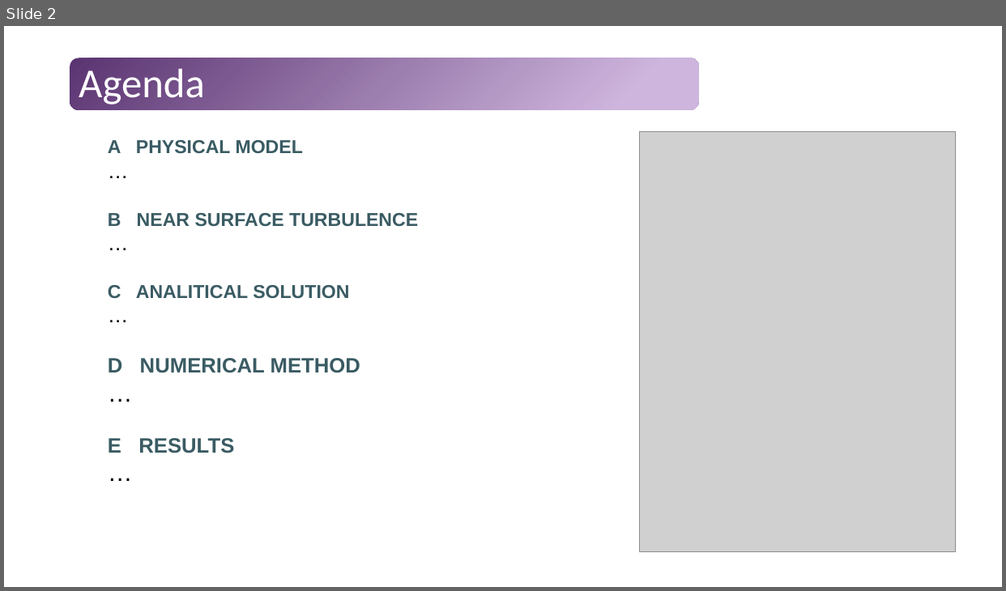
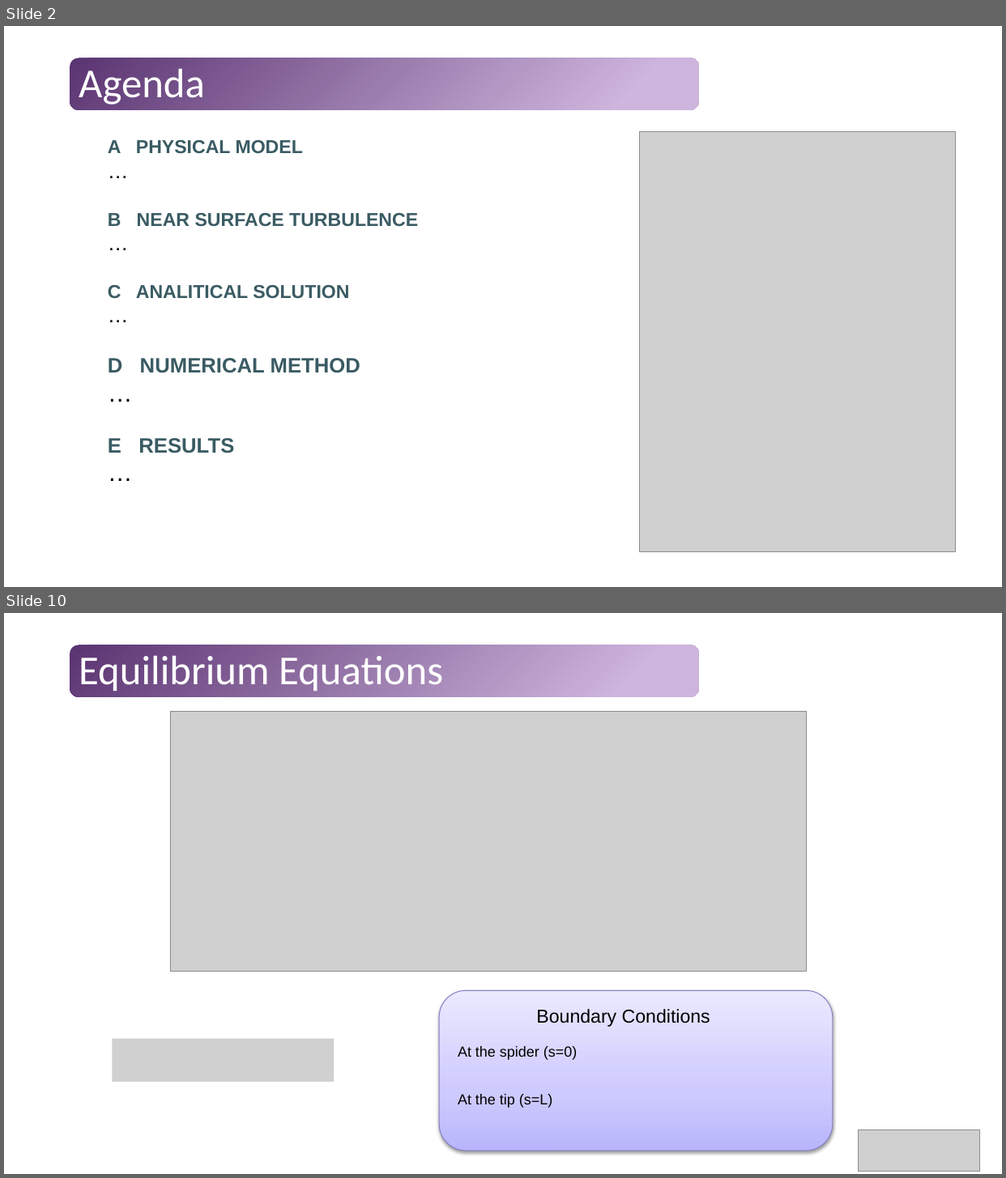
Before and after one commit to Tavi681/PoliPhysics, a slide deck: Tema 1/paper/Tema1.pptx. Shown one above the other, each under a label of ours: slide 2 before the commit, slides 2 and 10 after it; the slides between them are not shown. The pictures are 1006x591 and 1006x1178 pixels, drawn with LibreOffice and Linux fonts; fonts in the diff are those of the drawing; grey boxes stand for pictures. Boxes give left, top, right and bottom in pixels: in the first picture for what was removed or moved away, otherwise in the second. Text is boxed around its words. In the diff, an @@ line names an element or a change of style, - is before the commit and + after.

```diff
--- a/Tema 1/paper/Tema1.pptx
+++ b/Tema 1/paper/Tema1.pptx
@@ slide 10 added at box(4, 613, 1002, 1174), background #FFFFFF; not listed: 1 template element that a slide beside it also shows @@
@@ title added at box(79, 656, 443, 691), 39.6 pt, text #FFFFFF @@
+Equilibrium Equations
@@ picture added at box(170, 711, 807, 972) @@
@@ rounded rectangle added at box(439, 991, 833, 1152), fill gradient #B9B6FD to #CDCCFD to #EBEAFF, outline #837FC4 0.75 pt @@
@@ text added at box(536, 1009, 710, 1027), 18 pt, text #000000 @@
+Boundary Conditions
@@ picture added at box(112, 1039, 334, 1082) @@
@@ text added at box(458, 1046, 577, 1060), 14 pt, text #000000 @@
+At the spider (s=0)
@@ text added at box(458, 1094, 552, 1108), 14 pt, text #000000 @@
+At the tip (s=L)
@@ picture added at box(859, 1131, 980, 1171) @@
```
Also in this commit, not shown: 1 slide changed, 7 other slides added, 1 slide removed, 1 other file.
